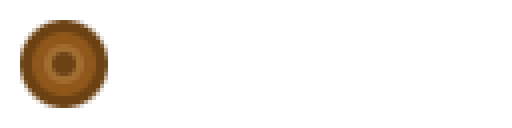
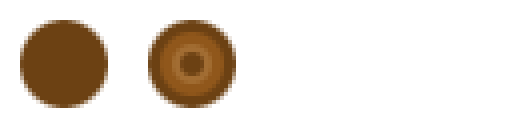
Comparing the layer stacks of the two 512 x 128 images. Changes:
added group "Group 1" with 4 layers above "Group 2" over [148, 20, 236, 108]
added layer "Layer 1 copy 7" in group "Group 1" over [180, 52, 204, 76]
added layer "Layer 1 copy 6" in group "Group 1" over [172, 44, 212, 84]
added layer "Layer 1 copy 5" in group "Group 1" over [160, 32, 224, 96]
added layer "Layer 1 copy 4" in group "Group 1" over [148, 20, 236, 108]
added group "Group 2" with 1 layers above "Layer 0" over [32, 32, 96, 96]
moved "Layer 1 copy 3" into group "Group 2", painted on it over [32, 32, 96, 96]
removed layer "Layer 1 copy 2" over [44, 44, 84, 84]
removed layer "Layer 1 copy" over [32, 32, 96, 96]
removed layer "Layer 1" over [32, 32, 96, 96]
